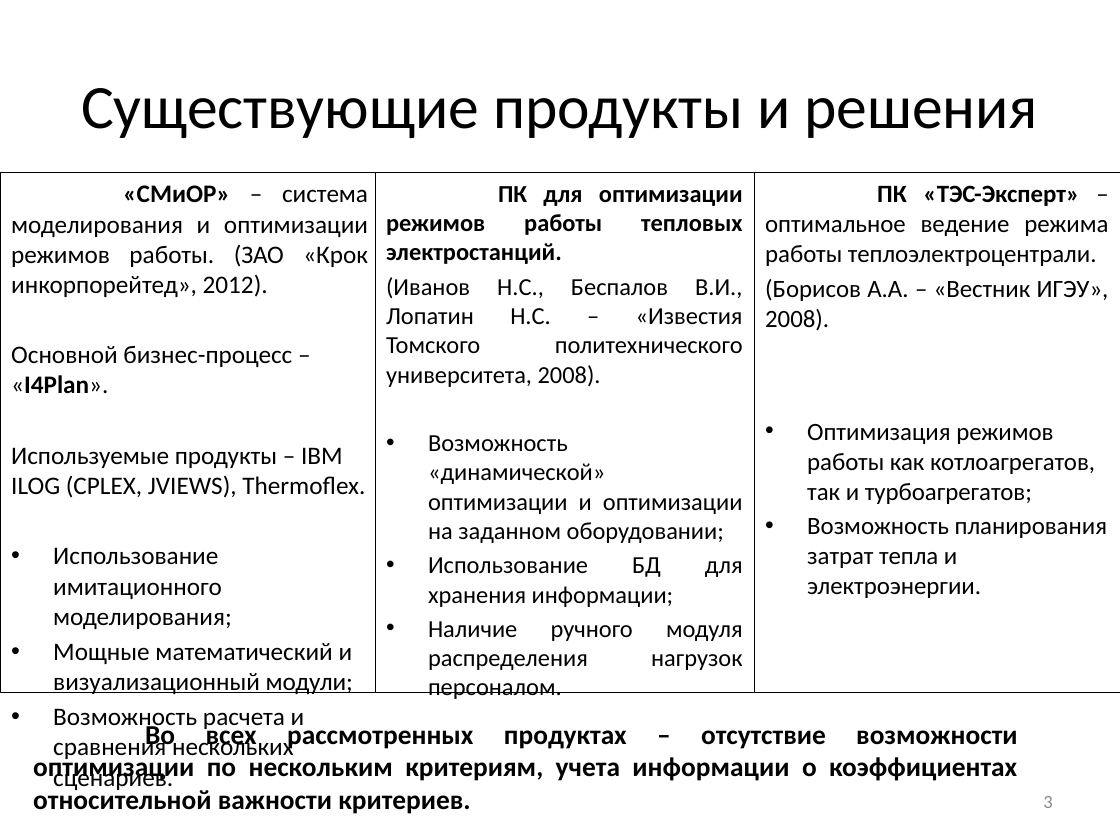
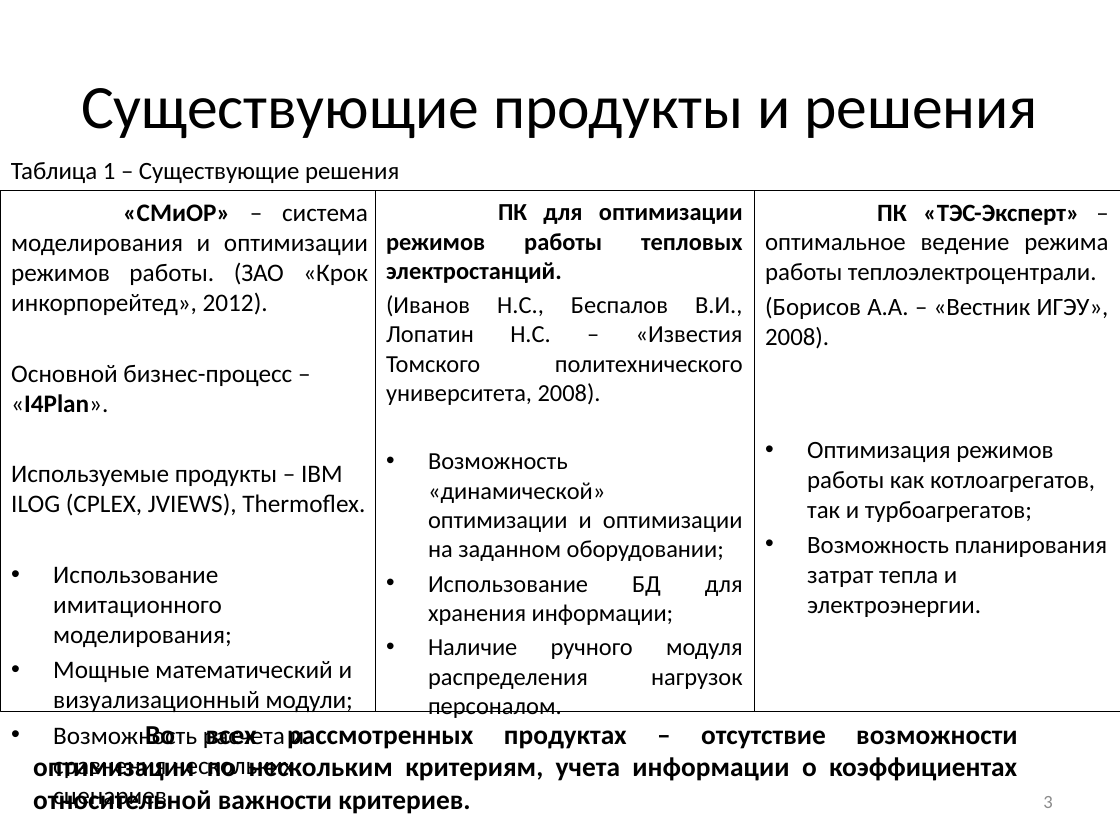
Before and after one commit to arkuzmin/diplom, a slide deck: slide 3 of optimization/4 семестр/РПЗ/Презентация_v2.0.pptx. Drawn at 1120x840 pixels with LibreOffice and Linux fonts; fonts in the diff are those of the drawing. Boxes give left, top, right and bottom in pixels: in the first picture for what was removed or moved away, otherwise in the second. Text is boxed around its words. In the diff, an @@ line names an element or a change of style, - is before the commit and + after.

```diff
--- a/optimization/4 семестр/РПЗ/Презентация_v2.0.pptx
+++ b/optimization/4 семестр/РПЗ/Презентация_v2.0.pptx
@@ text added at bbox=[11, 162, 399, 183], 16 pt, text #000000 @@
+Таблица 1 – Существующие решения
@@ 2 rectangles, 1 text: place and size @@
-2 rectangles, 1 text at bbox=[0, 172, 1120, 693]
+2 rectangles, 1 text at bbox=[0, 190, 1120, 711]
```
Also in this commit, not shown: 13 other slides changed, 1 slide added, 2 slides removed.
